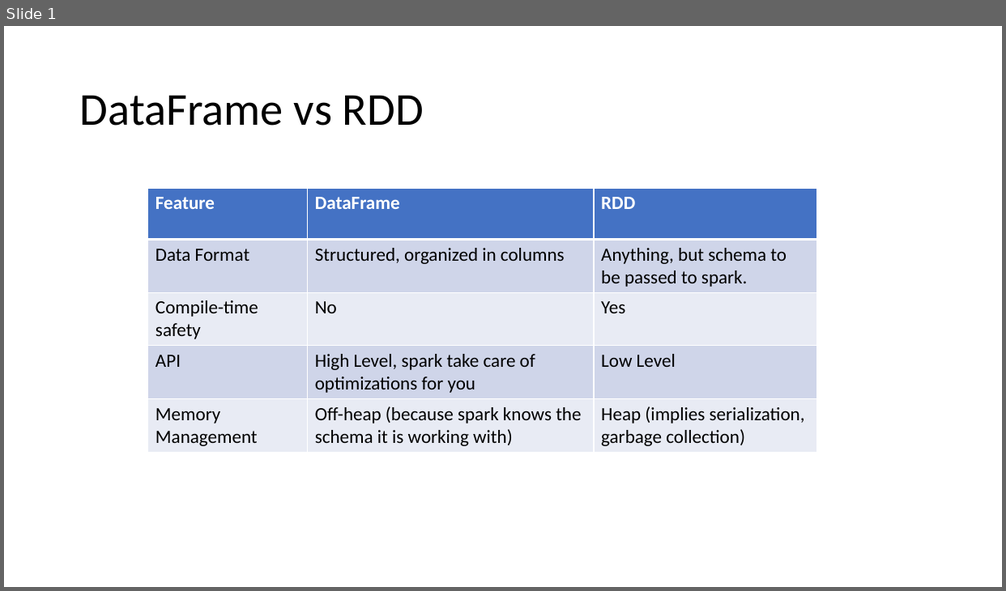
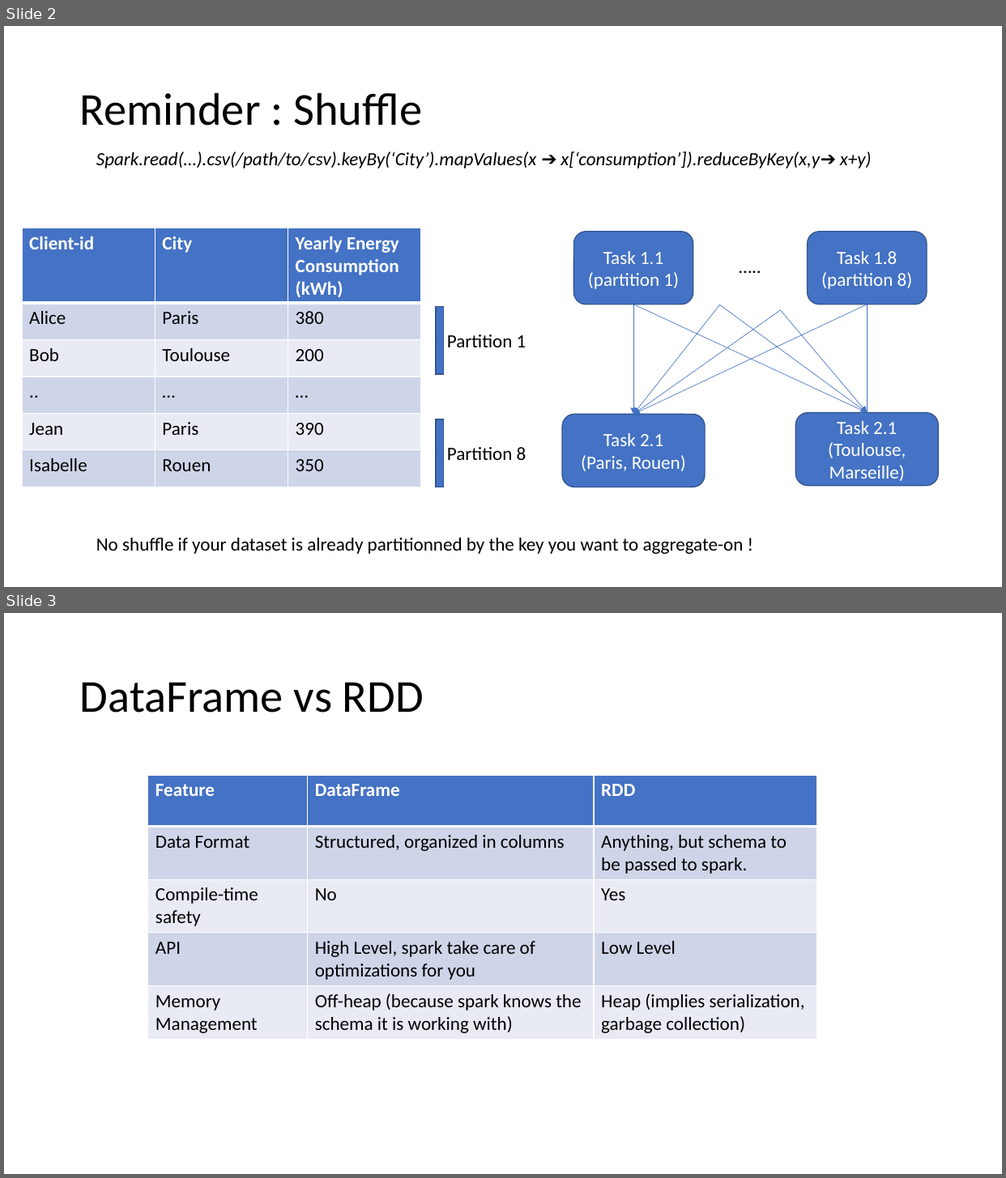
Before and after one commit to criteo-research/master-iasd, a slide deck: module4/td2/td2-spark-dataframe.pptx. Shown one above the other, each under a label of ours: slide 1 before the commit, slides 2 and 3 after it. The pictures are 1006x591 and 1006x1178 pixels, drawn with LibreOffice and Linux fonts; fonts in the diff are those of the drawing. Boxes give left, top, right and bottom in pixels: in the first picture for what was removed or moved away, otherwise in the second. Text is boxed around its words. In the diff, an @@ line names an element or a change of style, - is before the commit and + after.

Commit message:
Add Slide on shuffle

```diff
--- a/module4/td2/td2-spark-dataframe.pptx
+++ b/module4/td2/td2-spark-dataframe.pptx
@@ slide 2 added at (4,26,1002,587), background #FFFFFF @@
@@ title added at (80,92,422,126), 44 pt, text #000000 @@
+Reminder : Shuffle
@@ text added at (96,152,872,169), 18 pt, text #000000, italic @@
+Spark.read(…).csv(/path/to/csv).keyBy(‘City’).mapValues(x ➔ x[‘consumption’]).reduceByKey(x,y➔ x+y)
@@ table added at (22,228,422,487), 6 rows, 3 columns @@
+Client-id | City | Yearly Energy Consumption (kWh)
+Alice | Paris | 380
+Bob | Toulouse | 200
+.. | … | …
+Jean | Paris | 390
+Isabelle | Rouen | 350
@@ rounded rectangle added at (573,232,693,305), fill #4472C4, outline #325491 1 pt, 18 pt, text #FFFFFF @@
+Task 1.1
+(partition 1)
@@ rounded rectangle added at (808,232,927,305), fill #4472C4, outline #325491 1 pt, 18 pt, text #FFFFFF @@
+Task 1.8
+(partition 8)
@@ text added at (731,251,769,281), 18 pt, text #000000 @@
+…..
@@ rectangle added at (436,307,444,374), fill #4472C4, outline #325491 1 pt @@
@@ arrow added from (633, 305) to (633, 415), #4472C4 0.5 pt @@
@@ arrow added from (720, 305) to (633, 415), #4472C4 0.5 pt @@
@@ arrow added from (780, 310) to (633, 415), #4472C4 0.5 pt @@
@@ arrow added from (867, 305) to (633, 415), #4472C4 0.5 pt @@
@@ arrow added from (633, 305) to (867, 413), #4472C4 0.5 pt @@
@@ arrow added from (720, 305) to (867, 413), #4472C4 0.5 pt @@
@@ arrow added from (780, 310) to (867, 413), #4472C4 0.5 pt @@
@@ arrow added from (867, 305) to (867, 420), #4472C4 0.5 pt @@
@@ text added at (447,335,526,348), 18 pt, text #000000 @@
+Partition 1
@@ rounded rectangle added at (796,413,938,486), fill #4472C4, outline #325491 1 pt, 18 pt, text #FFFFFF @@
+Task 2.1
+(Toulouse, Marseille)
@@ rectangle added at (436,420,444,487), fill #4472C4, outline #325491 1 pt @@
@@ rounded rectangle added at (562,415,705,488), fill #4472C4, outline #325491 1 pt, 18 pt, text #FFFFFF @@
+Task 2.1
+(Paris, Rouen)
@@ text added at (447,447,526,460), 18 pt, text #000000 @@
+Partition 8
@@ text added at (96,538,744,554), 18 pt, text #000000 @@
+No shuffle if your dataset is already partitionned by the key you want to aggregate-on !
@@ what was slide 1 is now slide 3 @@
```
Also in this commit, not shown: 1 other slide added, 1 other file.
